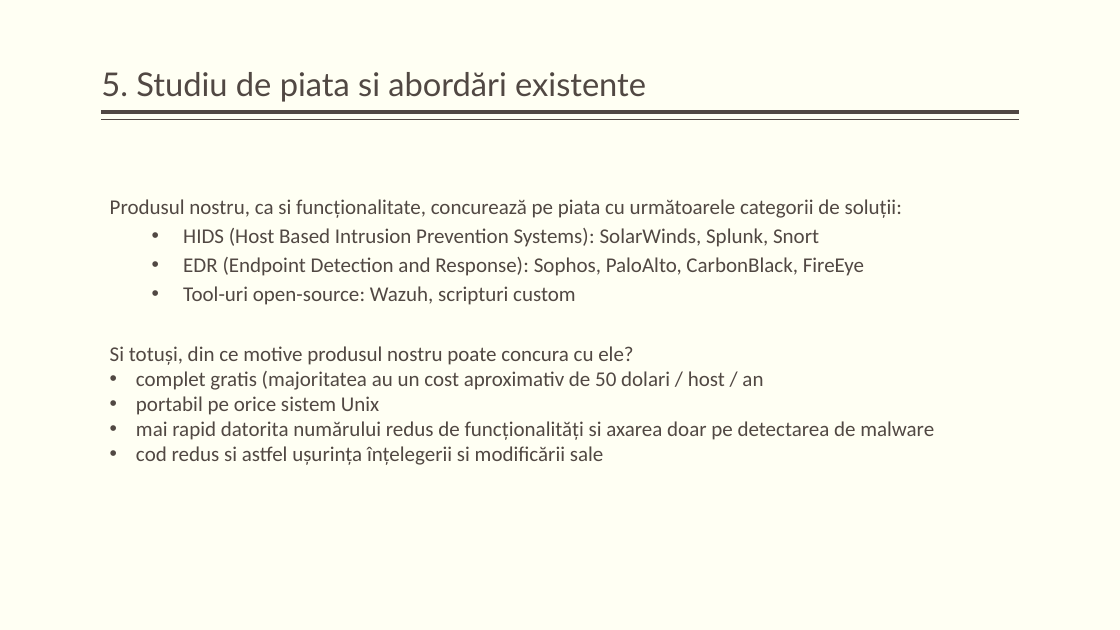
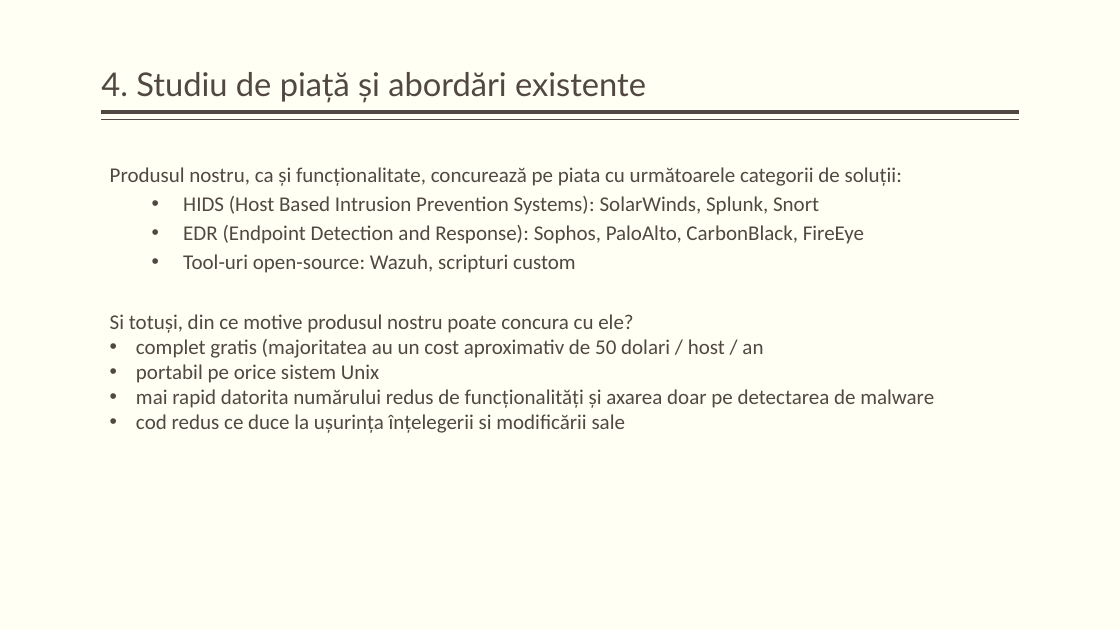
Before and after one commit to KaynRO/Proiect-Licenta, a slide deck: slide 6 of docs/Embedded Devices Malware Detection, Prevention & Centralization.pptx. Drawn at 1120x630 pixels with LibreOffice and Linux fonts; fonts in the diff are those of the drawing. Boxes give left, top, right and bottom in pixels: in the first picture for what was removed or moved away, otherwise in the second. Text is boxed around its words. In the diff, an @@ line names an element or a change of style, - is before the commit and + after.

```diff
--- a/docs/Embedded Devices Malware Detection, Prevention & Centralization.pptx
+++ b/docs/Embedded Devices Malware Detection, Prevention & Centralization.pptx
@@ title at (101,72,646,102): text changed @@
-5. Studiu de piata si abordări existente
+4. Studiu de piață și abordări existente
@@ text "Produsul nostru, ca și funcționalitate, ...": place and size @@
-text "Produsul nostru, ca și funcționalitate, ..." at (110,199,934,465)
+text "Produsul nostru, ca și funcționalitate, ..." at (110,167,934,433)
@@ text at (110,167,902,186): text changed @@
-Produsul nostru, ca si funcționalitate, concurează pe piata cu următoarele categorii de soluții:
+Produsul nostru, ca și funcționalitate, concurează pe piata cu următoarele categorii de soluții:
@@ text at (136,389,934,433): text changed @@
-• mai rapid datorita numărului redus de funcționalități si axarea doar pe detectarea de malware
-• cod redus si astfel ușurința înțelegerii si modificării sale
+• mai rapid datorita numărului redus de funcționalități și axarea doar pe detectarea de malware
+• cod redus ce duce la ușurința înțelegerii si modificării sale
```
Also in this commit, not shown: 7 other slides changed, 4 slides added, 4 other files.
